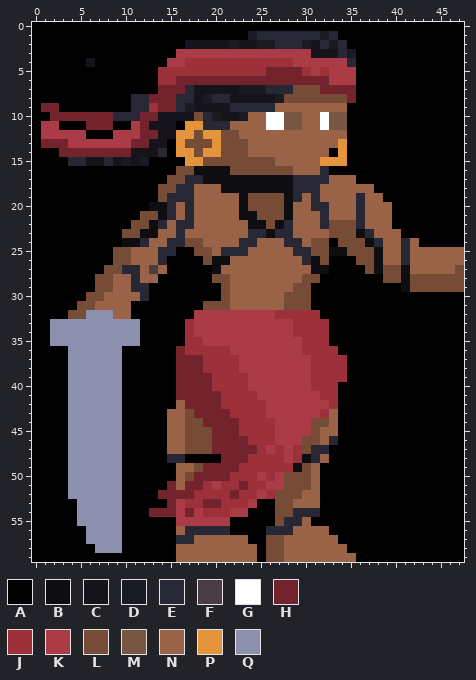
Pixel-art sprite -- System_Analysis_And_Design_CMPSC_140/TLKM/data/images/entities/player/idle/12.png. Above is the file before it was changed.
The file is 48x60 pixels.
Palette (. is transparent): A #000000  B #0d0d12  C #14141a  D #1a1a23  E #272736  F #4b3d44  G #ffffff  H #72232b  J #9d303b  K #ab3b47  L #774c37  M #775644  N #9a6348  P #e4943a  Q #8c8fae
Pixels before (only the part around the change), first column x 0:
20 AAAAAAAAAAAAABB
21 AAAAAAAAAAAALLB
22 AAAAAAAAAAALLBE
23 AAAAAAAAAALLBBN
24 AAAAAAAAAABBENN
25 AAAAAAAAALLNNNE
26 AAAAAAAAALLNNNE
27 AAAAAAAALLEENFN
28 AAAAAAALLNNENNA
29 AAAAAAALLNNEEAA
30 AAAAAALLNNNNEAA
31 AAAAALLNNNNAAAA
32 AAAALLQQQNNAAAA
33 AAQQQQQQQQQQAAA
34 AAQQQQQQQQQQAAA
35 AAQQQQQQQQQQAAA
36 AAAAQQQQQQAAAAA
37 AAAAQQQQQQAAAAA
38 AAAAQQQQQQAAAAA
39 AAAAQQQQQQAAAAA
40 AAAAQQQQQQAAAAA
41 AAAAQQQQQQAAAAA
42 AAAAQQQQQQAAAAA
43 AAAAQQQQQQAAAAA
44 AAAAQQQQQQAAAAA
45 AAAAQQQQQQAAAAA
46 AAAAQQQQQQAAAAA
47 AAAAQQQQQQAAAAA
48 AAAAQQQQQQAAAAA
49 AAAAQQQQQQAAAAA
50 AAAAQQQQQQAAAAA
51 AAAAQQQQQQAAAAA
52 AAAAQQQQQQAAAAH
53 AAAAAQQQQQAAAAA
54 AAAAAQQQQQAAAHH
55 AAAAAQQQQQAAAAA
56 AAAAAAQQQQAAAAA
57 AAAAAAQQQQAAAAA
58 AAAAAAAQQQAAAAA
59 AAAAAAAAAAAAAAA
After:
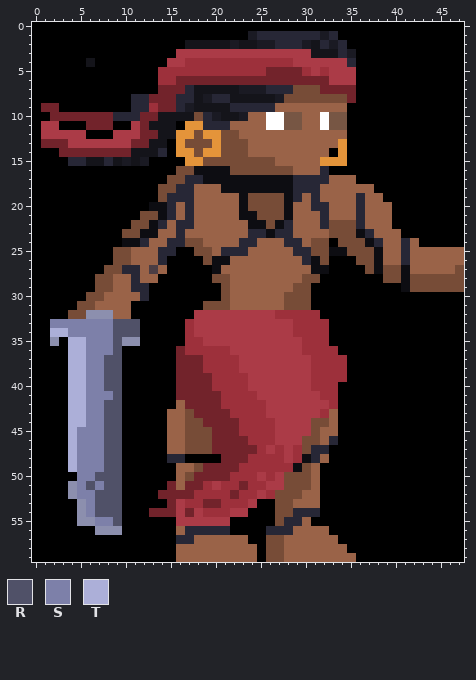
Colours new in this view: R #505168  S #7d80a9  T #acafd8
Change:
Changed rows in their new state; - is an unchanged pixel.
first column x 2:
33 SSSSSSSRRR
34 TTSSSSSRRR
35 -ATTSSSR--
36 --TTSSSR--
37 --TTSSRR--
38 --TTSSRR--
39 --TTSSRR--
40 --TTSSRR--
41 --TTSSSR--
42 --TTSSRR--
43 --TTSSRR--
44 --TTSSRR--
45 --TSSSRR--
46 --TSSSRR--
47 --TSSSRR--
48 --TSSSRR--
49 --TSSSRR--
50 --ASSRRR--
51 ---SRSRR--
52 ---SSRRR--
53 ----SRRR--
54 ----SRRR--
55 -----SSR--
56 ----A-----
57 ----AAAA--
58 -----AAA--
Pixel boxes of the changes (left, top, right, bottom) in both pictures:
changed: (50, 319, 140, 553)
